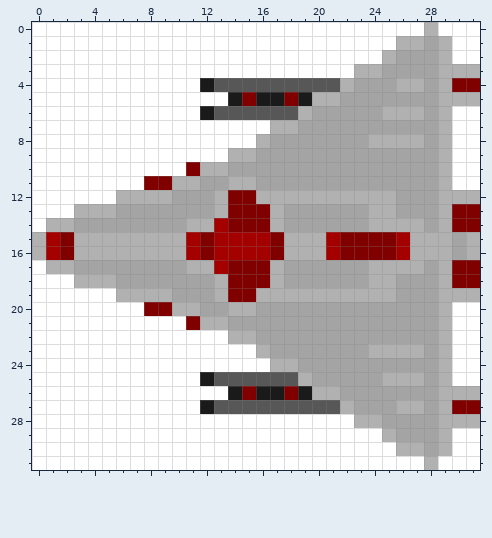
Pixel-art sprite, stored at sprites/images/enx32_4_SPR_0.png. The picture above is the old version.
The file is 32x32 pixels.
After the commit:
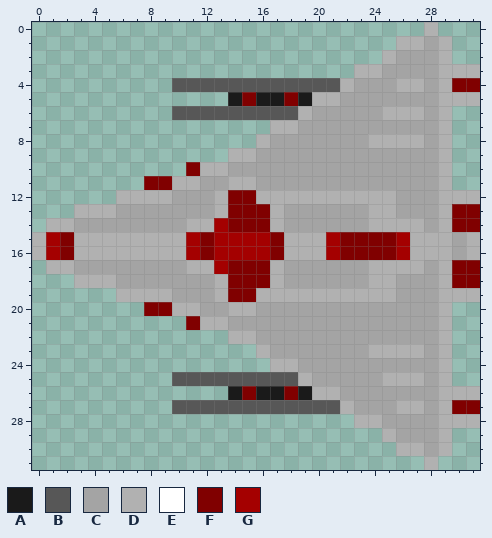
Palette (. is transparent): A #1a1a1a  B #575757  C #a4a4a4  D #b1b1b1  E #ffffff  F #800000  G #a40000
What changed:
@@ x 0..31 @@
- 0 EEEEEEEEEEEEEEEEEEEEEEEEEEEEDEEE
- 1 EEEEEEEEEEEEEEEEEEEEEEEEEEDDCDEE
- 2 EEEEEEEEEEEEEEEEEEEEEEEEEDCCCDEE
- 3 EEEEEEEEEEEEEEEEEEEEEEEDDCCCCDDD
- 4 EEEEEEEEEEEEABBBBBBBBBDCCCDDCDFF
- 5 EEEEEEEEEEEEEEAFAAFADDCCCCCCCDDD
- 6 EEEEEEEEEEEEABBBBBBDCCCCCDDDCDEE
- 7 EEEEEEEEEEEEEEEEEDDCCCCCCCCCCDEE
- 8 EEEEEEEEEEEEEEEEDCCCCCCCDDDDCDEE
- 9 EEEEEEEEEEEEEEDDCCCCCCCCCCCCCDEE
-10 EEEEEEEEEEEFDDCCCCCCCCCCCCCCCDEE
-11 EEEEEEEEFFDDCCDDCCCCCCCCCCCCCDEE
-12 EEEEEEDDDDCCCDFFDDDDDDDDDDCCCDDD
-13 EEEDDDCCCCCCCDFFFDCCCCCCDDCCCDFF
-14 EDDCCCCCCCCDDGFFFDCCCCCCDDDDCDFF
+ 0 ............................D...
+ 1 ..........................DDCD..
+ 2 .........................DCCCD..
+ 3 .......................DDCCCCDDD
+ 4 ..........BBBBBBBBBBBBDCCCDDCDFF
+ 5 ..............AFAAFADDCCCCCCCDDD
+ 6 ..........BBBBBBBBBDCCCCCDDDCD..
+ 7 .................DDCCCCCCCCCCD..
+ 8 ................DCCCCCCCDDDDCD..
+ 9 ..............DDCCCCCCCCCCCCCD..
+10 ...........FDDCCCCCCCCCCCCCCCD..
+11 ........FFDDCCDDCCCCCCCCCCCCCD..
+12 ......DDDDCCCDFFDDDDDDDDDDCCCDDD
+13 ...DDDCCCCCCCDFFFDCCCCCCDDCCCDFF
+14 .DDCCCCCCCCDDGFFFDCCCCCCDDDDCDFF
 15 DGFDDDDDDDDGFGGGGFDDDGFFFFGDDDCD
 16 DGFDDDDDDDDGFGGGGFDDDGFFFFGDDDCD
-17 EDDCCCCCCCCDDGFFFDCCCCCCDDDDCDFF
-18 EEEDDDCCCCCCCDFFFDCCCCCCDDCCCDFF
-19 EEEEEEDDDDCCCDFFDDDDDDDDDDCCCDDD
-20 EEEEEEEEFFDDCCDDCCCCCCCCCCCCCDEE
-21 EEEEEEEEEEEFDDCCCCCCCCCCCCCCCDEE
-22 EEEEEEEEEEEEEEDDCCCCCCCCCCCCCDEE
-23 EEEEEEEEEEEEEEEEDCCCCCCCDDDDCDEE
-24 EEEEEEEEEEEEEEEEEDDCCCCCCCCCCDEE
-25 EEEEEEEEEEEEABBBBBBDCCCCCDDDCDEE
-26 EEEEEEEEEEEEEEAFAAFADDCCCCCCCDDD
-27 EEEEEEEEEEEEABBBBBBBBBDCCCDDCDFF
-28 EEEEEEEEEEEEEEEEEEEEEEEDDCCCCDDD
-29 EEEEEEEEEEEEEEEEEEEEEEEEEDCCCDEE
-30 EEEEEEEEEEEEEEEEEEEEEEEEEEDDCDEE
-31 EEEEEEEEEEEEEEEEEEEEEEEEEEEEDEEE
+17 .DDCCCCCCCCDDGFFFDCCCCCCDDDDCDFF
+18 ...DDDCCCCCCCDFFFDCCCCCCDDCCCDFF
+19 ......DDDDCCCDFFDDDDDDDDDDCCCDDD
+20 ........FFDDCCDDCCCCCCCCCCCCCD..
+21 ...........FDDCCCCCCCCCCCCCCCD..
+22 ..............DDCCCCCCCCCCCCCD..
+23 ................DCCCCCCCDDDDCD..
+24 .................DDCCCCCCCCCCD..
+25 ..........BBBBBBBBBDCCCCCDDDCD..
+26 ..............AFAAFADDCCCCCCCDDD
+27 ..........BBBBBBBBBBBBDCCCDDCDFF
+28 .......................DDCCCCDDD
+29 .........................DCCCD..
+30 ..........................DDCD..
+31 ............................D...
